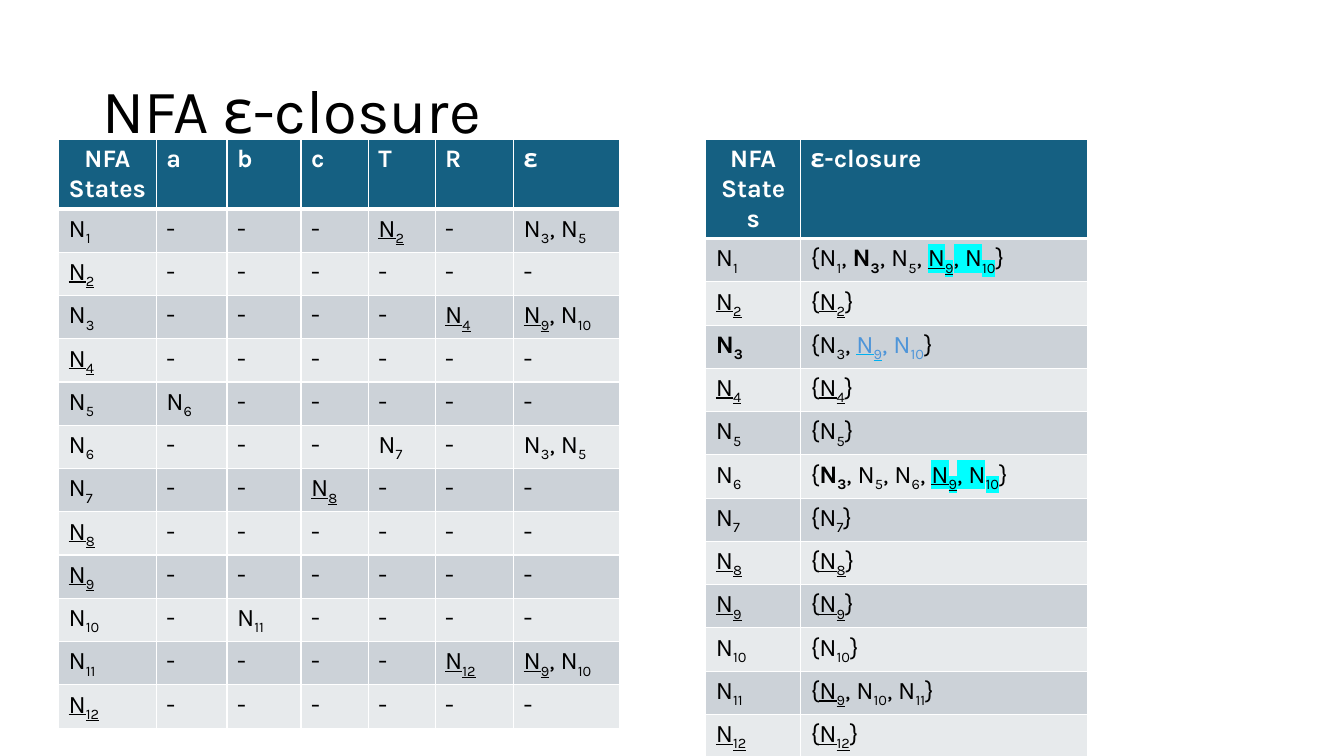
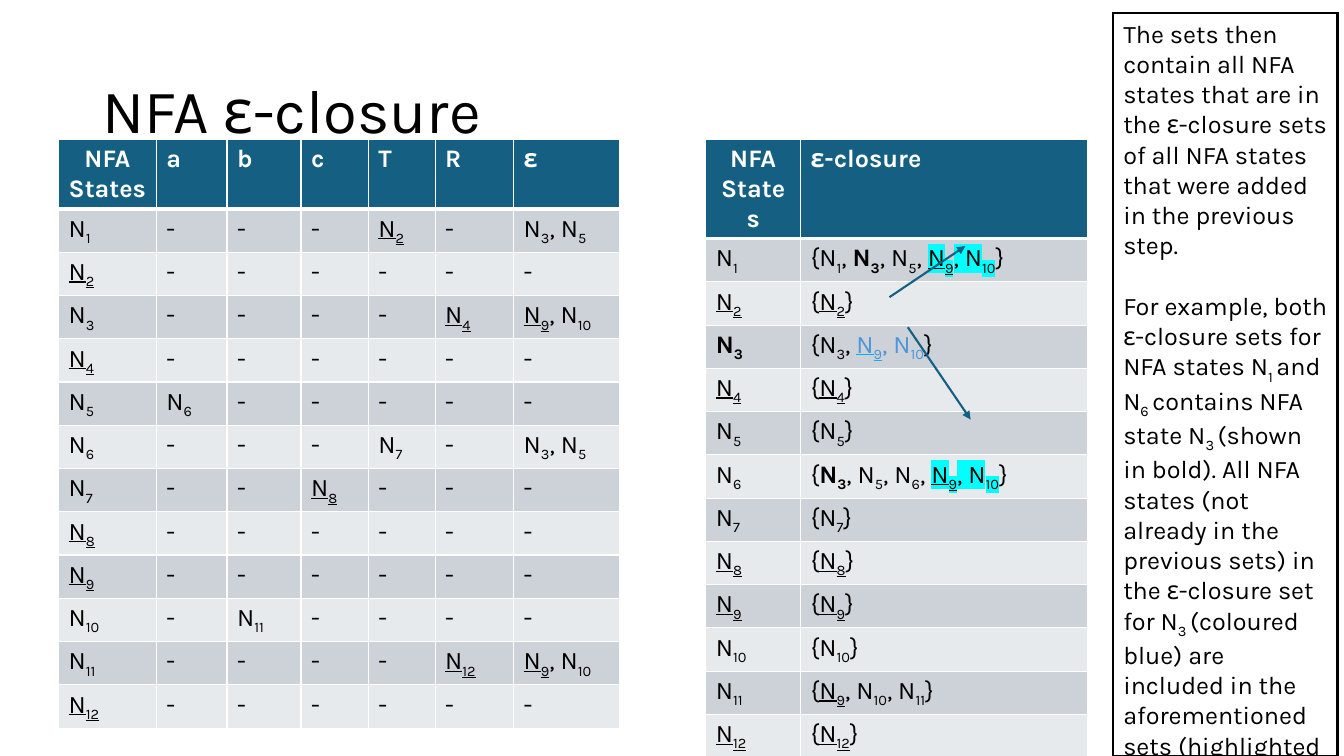
Before and after one commit to Danieldv-s/Research-Materials, a slide deck: slide 28 of Syntax-Analysis/Section2.13Expansion.pptx (slide 23 before the commit). Drawn at 1344x756 pixels with LibreOffice and Linux fonts; fonts in the diff are those of the drawing. Boxes give left, top, right and bottom in pixels: in the first picture for what was removed or moved away, otherwise in the second. Text is boxed around its words. In the diff, an @@ line names an element or a change of style, - is before the commit and + after.

```diff
--- a/Syntax-Analysis/Section2.13Expansion.pptx
+++ b/Syntax-Analysis/Section2.13Expansion.pptx
@@ rectangle added at box(1114, 13, 1338, 756), fill #FFFFFF, outline #000000 1.5 pt, 18 pt, text #000000 @@
+The sets then contain all NFA states that are in the ε-closure sets of all NFA states that were added in the previous step.
+For example, both ε-closure sets for NFA states N1 and N6 contains NFA state N3 (shown in bold). All NFA states (not already in the previous sets) in the ε-closure set for N3 (coloured blue) are included in the aforementioned sets (highlighted blue).
@@ arrow added from (889, 297) to (966, 246), #156082 1.5 pt @@
@@ arrow added from (908, 328) to (971, 419), #156082 1.5 pt @@
```
Also in this commit, not shown: 33 other slides changed, 11 slides added.
